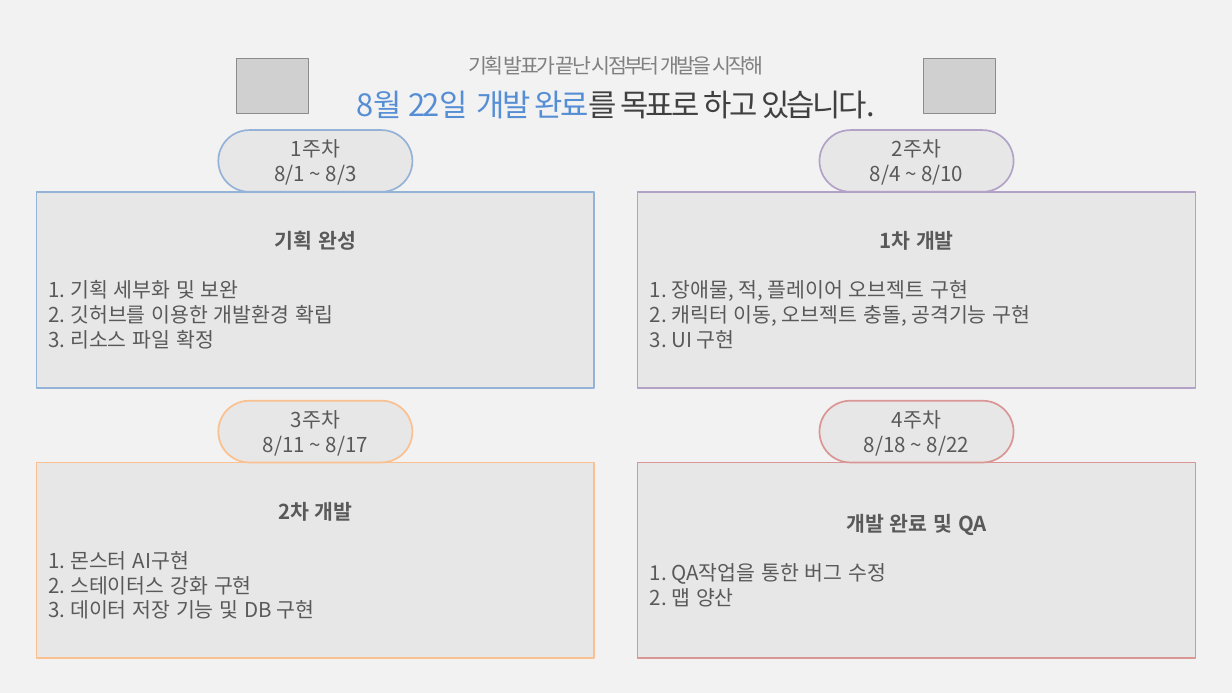
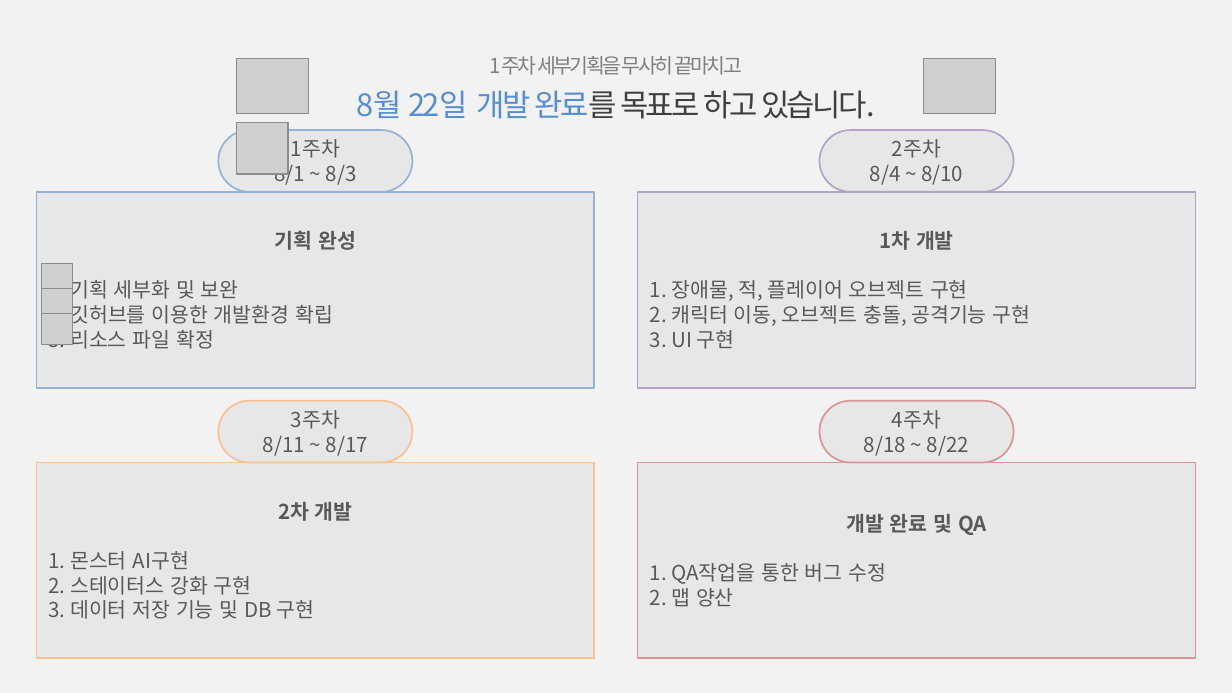
Before and after one commit to Hanel99/inha_1stproject, a slide deck: slide 17 of 기타/1차중간프로젝트_세부기획_白팀_강석진윤준혁.pptx (slide 6 before the commit). Drawn at 1232x693 pixels with LibreOffice and Linux fonts; fonts in the diff are those of the drawing; grey boxes stand for pictures. Boxes give left, top, right and bottom in pixels: in the first picture for what was removed or moved away, otherwise in the second. Text is boxed around its words. In the diff, an @@ line names an element or a change of style, - is before the commit and + after.

Commit message:
PPT V0.0.1

```diff
--- a/기타/1차중간프로젝트_세부기획_白팀_강석진윤준혁.pptx
+++ b/기타/1차중간프로젝트_세부기획_白팀_강석진윤준혁.pptx
@@ title at box(357, 56, 875, 119): text changed @@
-기획 발표가 끝난 시점부터 개발을 시작해
-8월 22일 개발 완료를 목표로 하고 있습니다.
+1주차 세부기획을 무사히 끝마치고
+8월 22일 개발 완료를 목표로 하고 있습니다.
@@ picture added at box(237, 122, 288, 174) @@
@@ picture added at box(42, 264, 73, 294) @@
@@ picture added at box(42, 288, 73, 319) @@
@@ picture added at box(42, 314, 73, 345) @@
```
Also in this commit, not shown: 1 other slide changed, 12 slides added, 1 slide removed, 1 other file.
